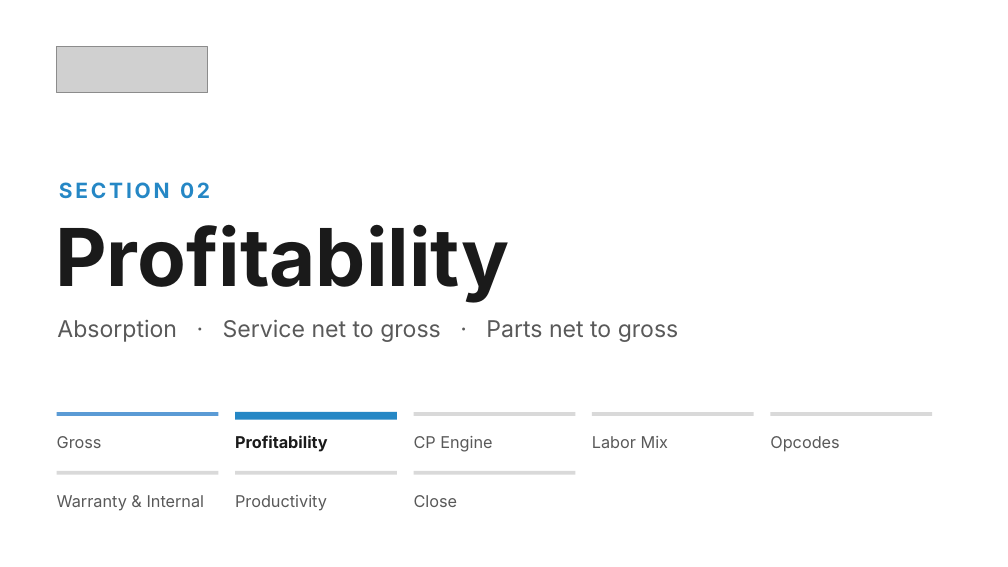
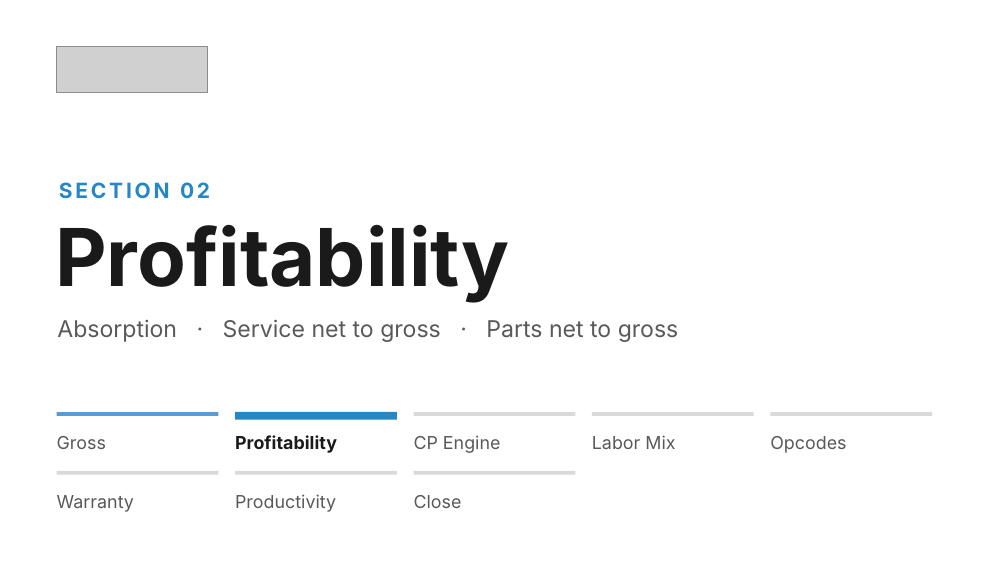
Before and after one commit to Ndresner/Noah, a slide deck: slide 16 of day2-deck/decks/Fixed Ops - Day 2 Example Test Deck.pptx. Drawn at 1008x567 pixels with LibreOffice and Linux fonts; fonts in the diff are those of the drawing; grey boxes stand for pictures. Boxes give left, top, right and bottom in pixels: in the first picture for what was removed or moved away, otherwise in the second. Text is boxed around its words. In the diff, an @@ line names an element or a change of style, - is before the commit and + after.

```diff
--- a/day2-deck/decks/Fixed Ops - Day 2 Example Test Deck.pptx
+++ b/day2-deck/decks/Fixed Ops - Day 2 Example Test Deck.pptx
@@ text at bbox=[57, 495, 134, 512]: text changed; size 15.5 to 17 pt @@
-Warranty & Internal
+Warranty
@@ size 15.5 to 17 pt in 7 elements at bbox=[57, 436, 106, 449], bbox=[235, 435, 337, 453], bbox=[414, 435, 501, 453], bbox=[592, 435, 675, 449], bbox=[770, 436, 846, 453], bbox=[235, 494, 336, 512], bbox=[414, 495, 462, 508] @@
```
Also in this commit, not shown: 28 other slides changed, 12 other files.
